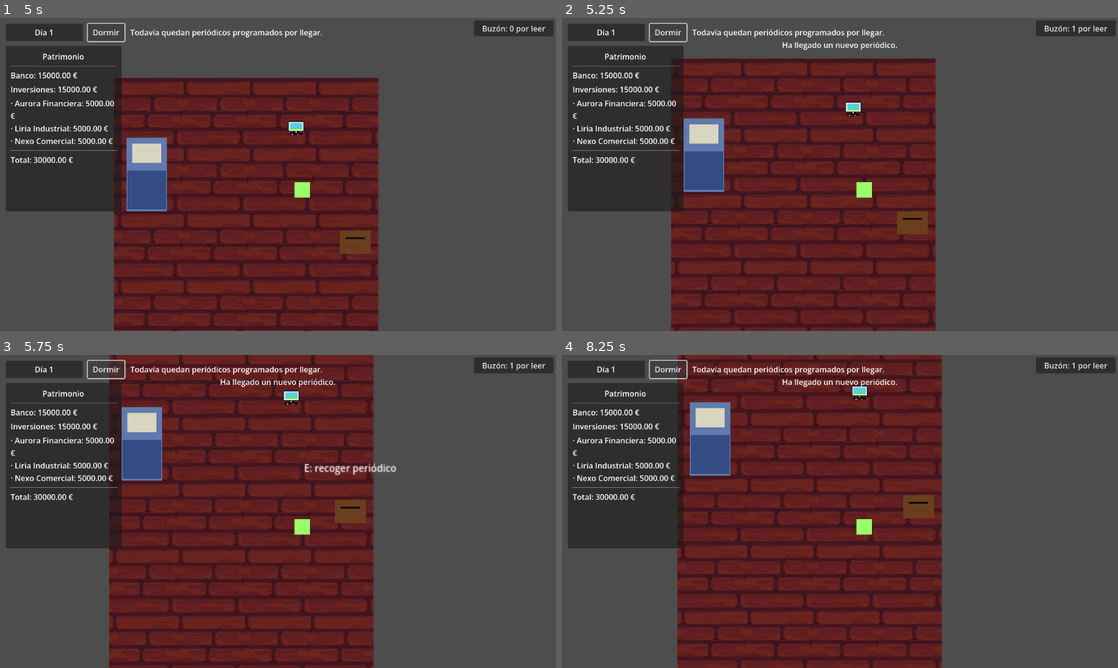
Above: before the commit, frames 1-4 (two rows, left to right).
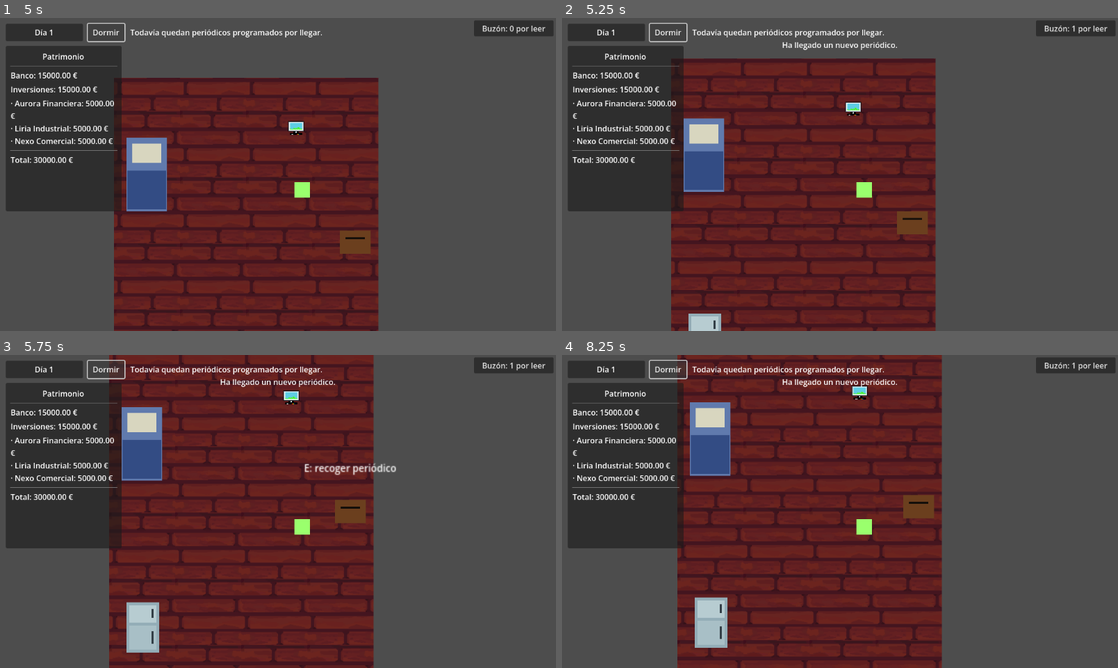
Above: after the commit, the same moments.

Repository: JBBP-stack/Eurasia
Game: Godot game, scene res://escenas/habitacion/habitacion1.tscn
The game is run twice, just before and just after one commit, with the same random seed, the same clock (stepped at 60 frames per second) and the same inputs.
Inputs:
- Up to frame 1 (5 s): click "Comenzar partida" at 0.5 s; click "Buzón: 0 por leer" at 1.25 s; click "Dormir" at 2 s; click "Cerrar" at 2.75 s; click "Dormir" at 3.5 s; tap Enter at 4.25 s; hold Right (ui_right) from 4.28 s (still down); tap E at 4.35 s
- Up to frame 2 (5.25 s): release Right (ui_right) at 5.03 s; hold Down (ui_down) from 5.03 s (still down); tap E at 5.1 s
- Up to frame 3 (5.75 s): keep holding Down (ui_down)
- Up to frame 4 (8.25 s): release Down (ui_down) at 5.78 s; hold Right (ui_right) 5.78-6.53 s; tap N at 5.85, 8.1 s; tap E at 6.05, 6.5, 6.6, 7.25, 7.35, 8 s; hold Up (ui_up) 6.53-7.28 s; hold Left (ui_left) from 7.28 s (still down)

Frame 1 is identical in both runs. In frame 2, 0.3% of the frame differs, in the area x 22-29%, y 94-100%; in frame 3, 1.0%, in the area x 22-29%, y 78-96%; in frame 4, 1.0%.

Commit message:
Añadida nevera para poder ver suministros

Diff:
--- /dev/null
+++ b/godot/escenas/habitacion/Nevera.gd
@@ -0,0 +1,38 @@
+extends Area2D
+## Nevera provisional: permite consultar las existencias guardadas en EstadoJuego.
+
+@onready var _indicador: Label = $Indicador
+var _jugador_cerca: bool = false
+
+
+func _ready() -> void:
+	body_entered.connect(_al_entrar_en_rango)
+	body_exited.connect(_al_salir_del_rango)
+
+
+func _al_entrar_en_rango(cuerpo: Node2D) -> void:
+	if cuerpo is CharacterBody2D:
+		_jugador_cerca = true
+		_indicador.visible = true
+
+
+func _al_salir_del_rango(cuerpo: Node2D) -> void:
+	if cuerpo is CharacterBody2D:
+		_jugador_cerca = false
+		_indicador.visible = false
+
+
+func _unhandled_input(event: InputEvent) -> void:
+	if not _jugador_cerca:
+		return
+	if event is InputEventKey and event.pressed and not event.echo and event.keycode == KEY_E:
+		_consultar_existencias()
+		get_viewport().set_input_as_handled()
+
+
+func _consultar_existencias() -> void:
+	var hud := get_tree().get_first_node_in_group("hud_habitacion")
+	if hud == null:
+		push_warning("No se encontró el HUD para mostrar las existencias de comida.")
+		return
+	hud.call("mostrar_mensaje_temporal", "Comida disponible: %d raciones." % EstadoJuego.comida_disponible)
--- /dev/null
+++ b/godot/escenas/habitacion/Nevera.tscn
@@ -0,0 +1,56 @@
+[gd_scene format=3]
+
+[ext_resource type="Script" path="res://escenas/habitacion/Nevera.gd" id="1_nevera"]
+
+[sub_resource type="CircleShape2D" id="CircleShape2D_rango"]
+radius = 48.0
+
+[sub_resource type="RectangleShape2D" id="RectangleShape2D_nevera"]
+size = Vector2(34, 52)
+
+[node name="Nevera" type="Area2D"]
+position = Vector2(35, 290)
+collision_layer = 0
+collision_mask = 1
+script = ExtResource("1_nevera")
+
+[node name="Rango" type="CollisionShape2D" parent="."]
+shape = SubResource("CircleShape2D_rango")
+
+[node name="Carcasa" type="Polygon2D" parent="."]
+polygon = PackedVector2Array(-17, -26, 17, -26, 17, 26, -17, 26)
+color = Color(0.58, 0.68, 0.72, 1)
+
+[node name="PuertaSuperior" type="Polygon2D" parent="."]
+polygon = PackedVector2Array(-14, -23, 14, -23, 14, -5, -14, -5)
+color = Color(0.72, 0.8, 0.82, 1)
+
+[node name="PuertaInferior" type="Polygon2D" parent="."]
+polygon = PackedVector2Array(-14, -2, 14, -2, 14, 23, -14, 23)
+color = Color(0.66, 0.75, 0.78, 1)
+
+[node name="TiradorSuperior" type="Polygon2D" parent="."]
+polygon = PackedVector2Array(9, -19, 11, -19, 11, -10, 9, -10)
+color = Color(0.2, 0.25, 0.28, 1)
+
+[node name="TiradorInferior" type="Polygon2D" parent="."]
+polygon = PackedVector2Array(9, 4, 11, 4, 11, 17, 9, 17)
+color = Color(0.2, 0.25, 0.28, 1)
+
+[node name="Bloqueo" type="StaticBody2D" parent="."]
+collision_layer = 1
+collision_mask = 1
+
+[node name="CollisionShape2D" type="CollisionShape2D" parent="Bloqueo"]
+shape = SubResource("RectangleShape2D_nevera")
+
+[node name="Indicador" type="Label" parent="."]
+offset_left = -78.0
+offset_top = -70.0
+offset_right = 78.0
+offset_bottom = -42.0
+theme_override_colors/font_color = Color(1, 1, 1, 1)
+theme_override_font_sizes/font_size = 10
+text = "E: consultar comida"
+horizontal_alignment = 1
+visible = false
--- a/godot/escenas/habitacion/habitacion1.tscn
+++ b/godot/escenas/habitacion/habitacion1.tscn
@@ -10,6 +10,7 @@
 [ext_resource type="PackedScene" path="res://escenas/habitacion/Buzon.tscn" id="6_buzon"]
 [ext_resource type="PackedScene" path="res://escenas/habitacion/Cama.tscn" id="7_cama"]
 [ext_resource type="PackedScene" path="res://escenas/habitacion/Portatil.tscn" id="8_portatil"]
+[ext_resource type="PackedScene" path="res://escenas/habitacion/Nevera.tscn" id="9_nevera"]
 
 [sub_resource type="TileSetAtlasSource" id="TileSetAtlasSource_7r0pk"]
 texture = ExtResource("2_xym36")
@@ -312,7 +313,9 @@
 [node name="Cama" parent="." unique_id=1020421977 instance=ExtResource("7_cama")]
 position = Vector2(34, 100)
 
-[node name="Portatil" parent="." instance=ExtResource("8_portatil")]
+[node name="Portatil" parent="." unique_id=627521874 instance=ExtResource("8_portatil")]
+
+[node name="Nevera" parent="." unique_id=843991717 instance=ExtResource("9_nevera")]
 
 [node name="Jugador" parent="." unique_id=1196908318 instance=ExtResource("3_xym36")]
 position = Vector2(100, 100)
Not shown, added: godot/escenas/habitacion/Nevera.gd.uid
Not shown, changed: docs/EURASIA_SEGUIMIENTO.md
